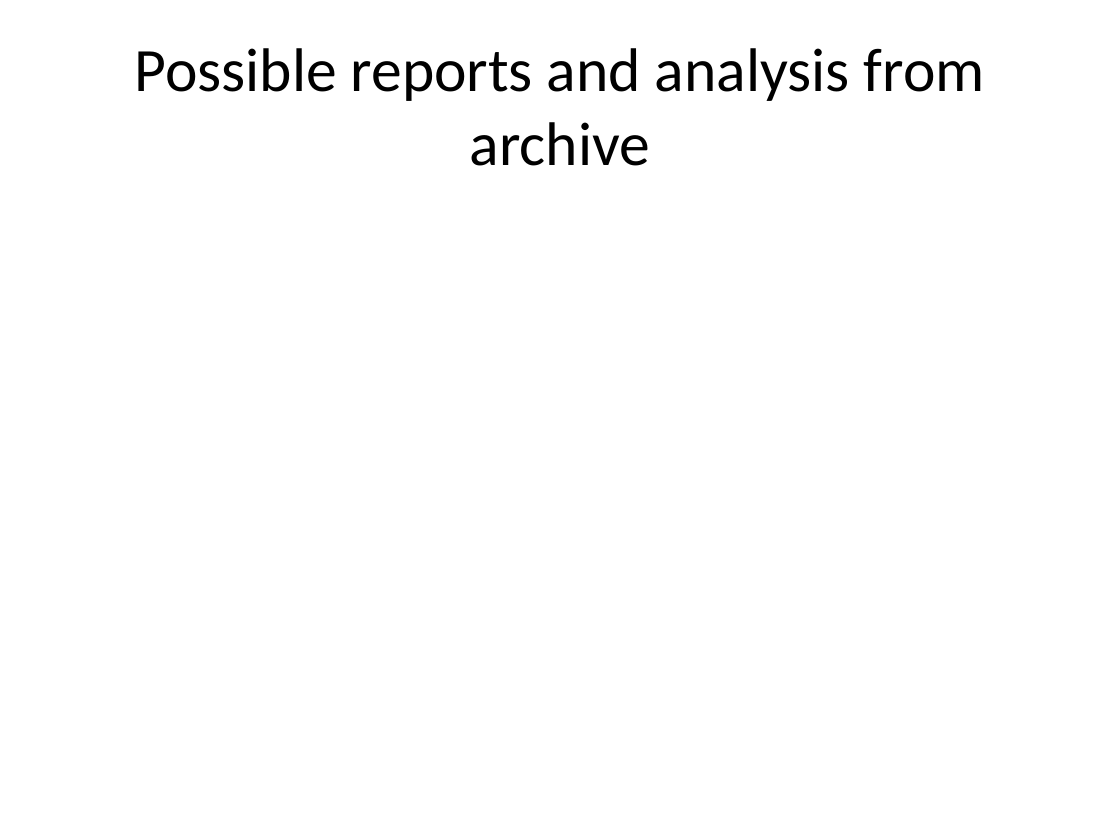
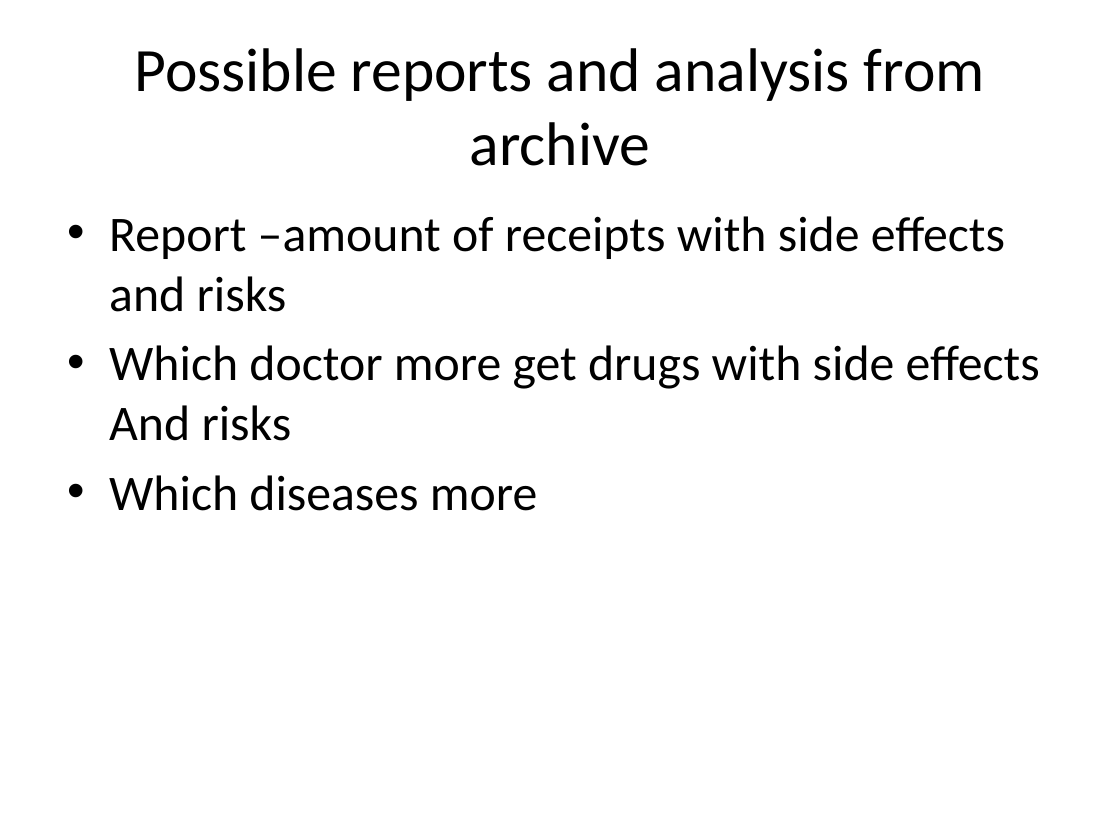
Before and after one commit to katkovOlga/nayaProject, a slide deck: slide 24 of FinalProject.pptx (slide 21 before the commit). Drawn at 1120x840 pixels with LibreOffice and Linux fonts; fonts in the diff are those of the drawing. Boxes give left, top, right and bottom in pixels: in the first picture for what was removed or moved away, otherwise in the second. Text is boxed around its words. In the diff, an @@ line names an element or a change of style, - is before the commit and + after.

```diff
--- a/FinalProject.pptx
+++ b/FinalProject.pptx
@@ text added at <box>109,216,1040,511</box>, 32 pt, text #000000 @@
+• Report –amount of receipts with side effects and risks
+• Which doctor more get drugs with side effects And risks
+• Which diseases more
```
Also in this commit, not shown: 2 other slides changed, 3 slides added.
